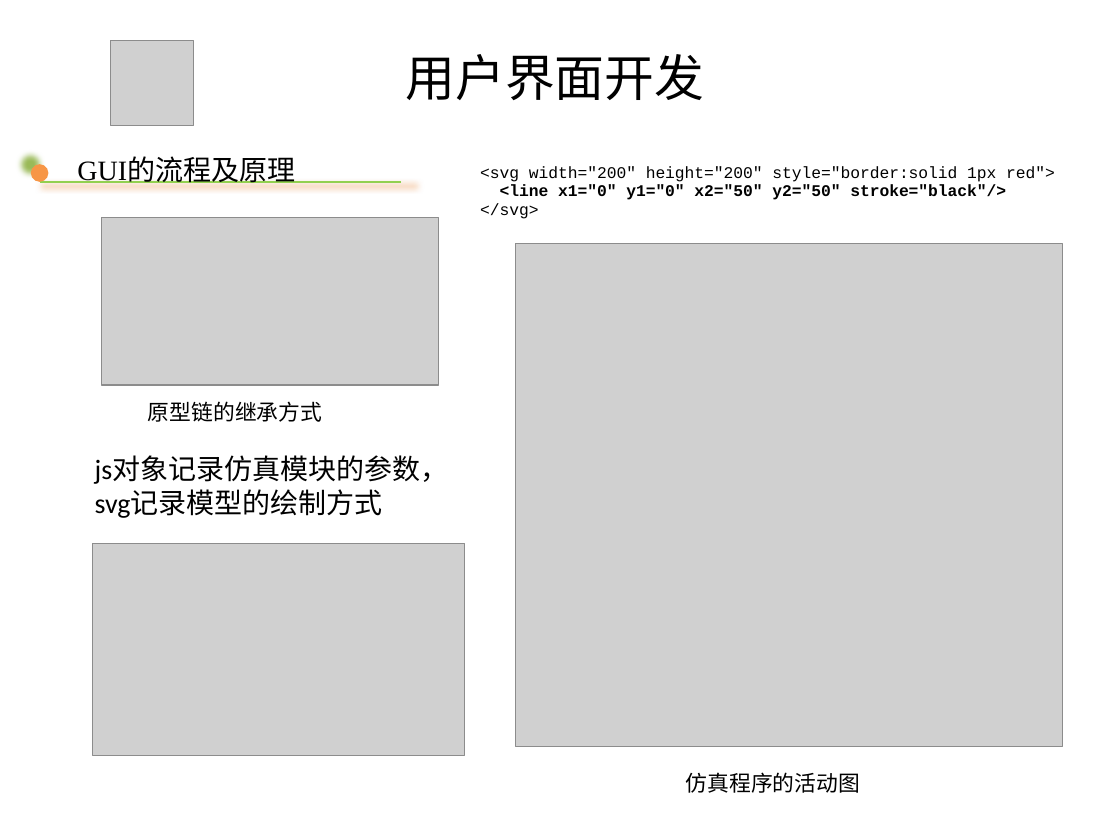
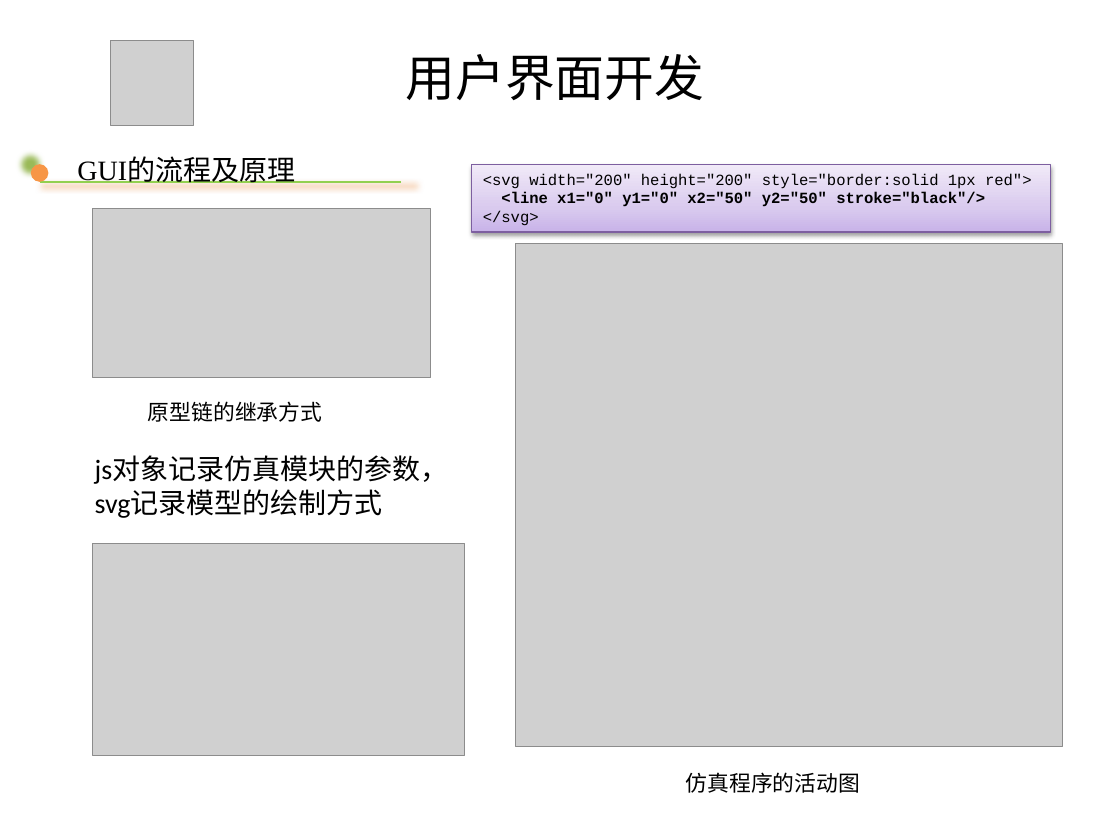
Before and after one commit to gongwm/graduate, a slide deck: slide 34 of 论文/水电机组控制与故障诊断_M201373325_胡弦_基于敏捷方法的水轮机仿真软件设计与实现.pptm (slide 33 before the commit). Drawn at 1120x840 pixels with LibreOffice and Linux fonts; fonts in the diff are those of the drawing; grey boxes stand for pictures; background and template pictures are left out. Boxes give left, top, right and bottom in pixels: in the first picture for what was removed or moved away, otherwise in the second. Text is boxed around its words. In the diff, an @@ line names an element or a change of style, - is before the commit and + after.

```diff
--- a/论文/水电机组控制与故障诊断_M201373325_胡弦_基于敏捷方法的水轮机仿真软件设计与实现.pptm
+++ b/论文/水电机组控制与故障诊断_M201373325_胡弦_基于敏捷方法的水轮机仿真软件设计与实现.pptm
@@ table removed at (472, 165, 1073, 223), 1 rows, 1 columns @@
-<svg width="200" height="200" style="border:solid 1px red"> / <line x1="0" y1="0" x2="50" y2="50" stroke="black"/> / </svg>
@@ rectangle added at (472, 165, 1051, 233), fill gradient #C9B5E8 to #D8CBEE to #F0EAF9, outline #7D60A0 0.75 pt, 10 pt, text #000000 @@
+<svg width="200" height="200" style="border:solid 1px red">
+<line x1="0" y1="0" x2="50" y2="50" stroke="black"/>
+</svg>
@@ picture: place and size @@
-picture at (102, 217, 439, 385)
+picture at (93, 208, 431, 377)
```
Also in this commit, not shown: 26 other slides changed, 5 slides added, 7 other files.
